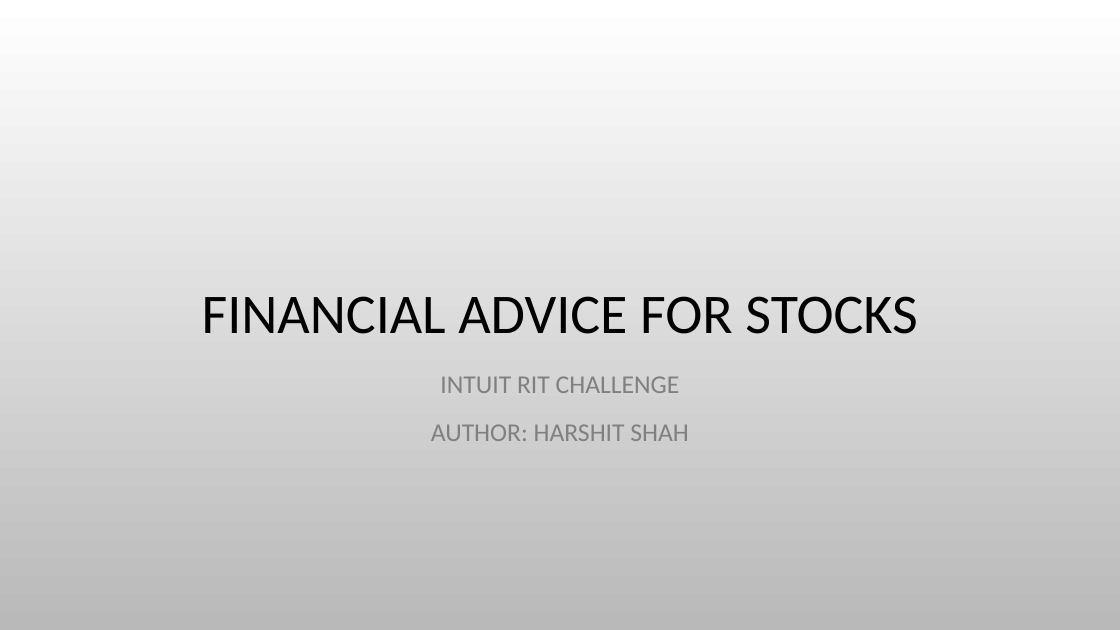
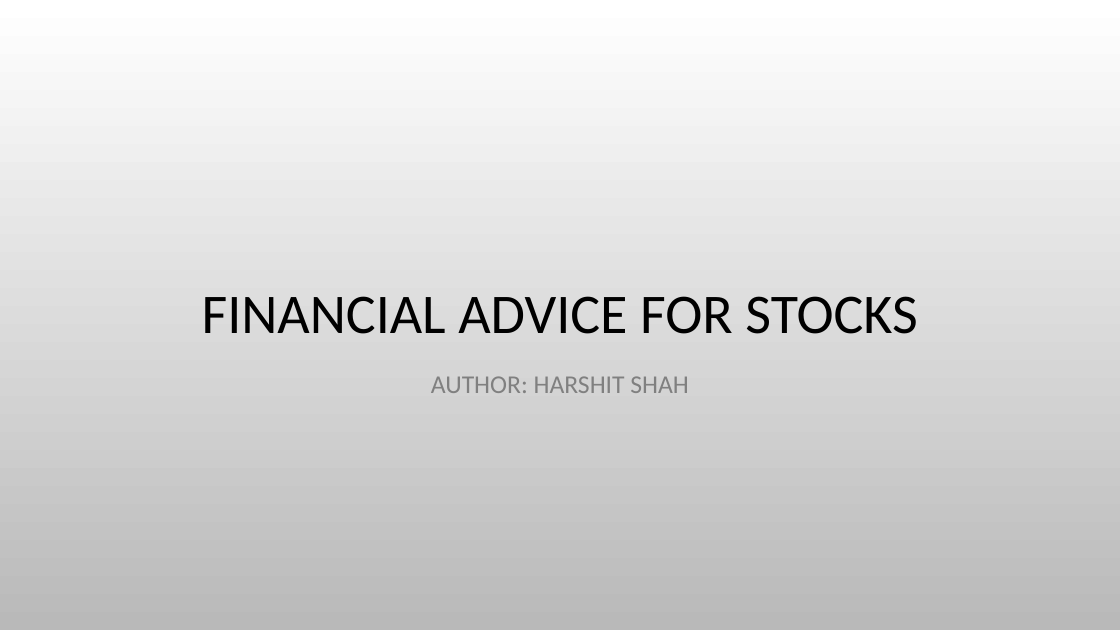
Before and after one commit to harshitshah436/FinancialStockAdvice, a slide deck: slide 1 of Financial Advice for stocks.pptx. Drawn at 1120x630 pixels with LibreOffice and Linux fonts; fonts in the diff are those of the drawing; background and template pictures are left out. Boxes give left, top, right and bottom in pixels: in the first picture for what was removed or moved away, otherwise in the second. Text is boxed around its words. In the diff, an @@ line names an element or a change of style, - is before the commit and + after.

```diff
--- a/Financial Advice for stocks.pptx
+++ b/Financial Advice for stocks.pptx
@@ subtitle at (x1=440, y1=376, x2=680, y2=393): paragraph removed @@
-INTUIT RIT CHALLENGE
```
Also in this commit, not shown: 1 other slide changed, 5 other files.
